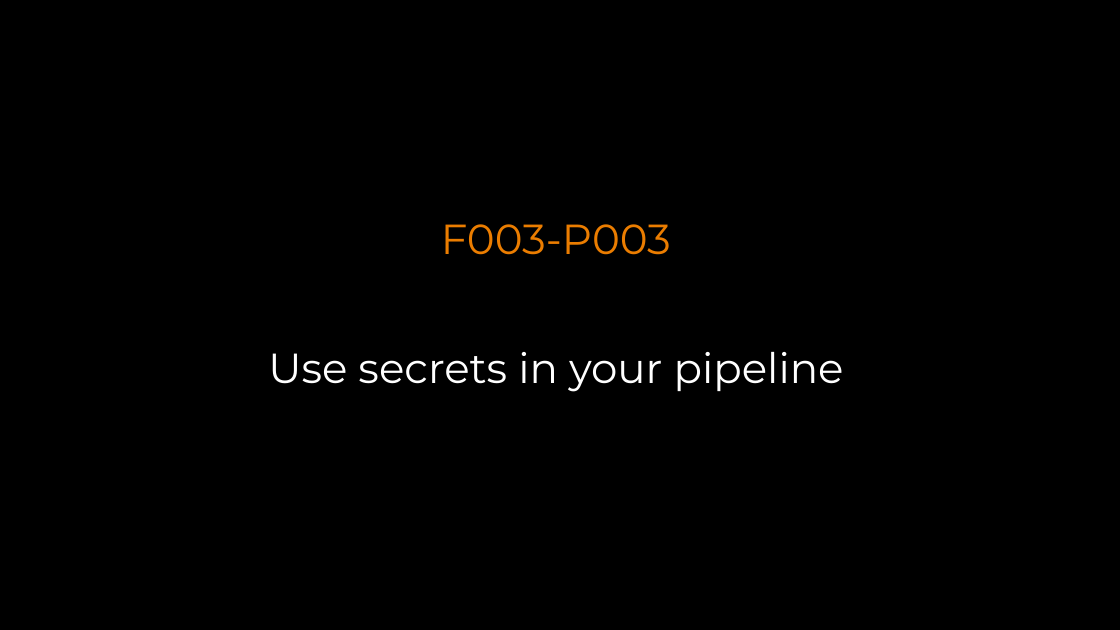
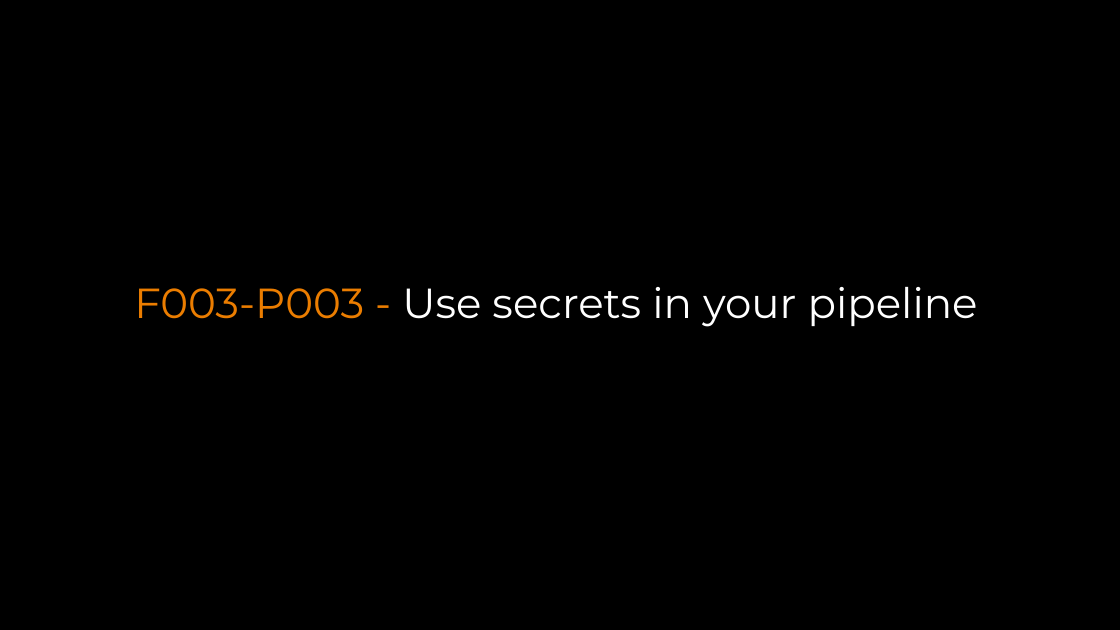
Before and after one commit to gourav8jain/Test-GDBC-2018, a slide deck: slide 28 of Challenges.pptx (slide 15 before the commit). Drawn at 1120x630 pixels with LibreOffice and Linux fonts; fonts in the diff are those of the drawing; background and template pictures are left out. Boxes give left, top, right and bottom in pixels: in the first picture for what was removed or moved away, otherwise in the second. Text is boxed around its words. In the diff, an @@ line names an element or a change of style, - is before the commit and + after.

```diff
--- a/Challenges.pptx
+++ b/Challenges.pptx
@@ text at [134, 287, 978, 327]: text changed @@
-F003-P003
-Use secrets in your pipeline
+F003-P003 - Use secrets in your pipeline
```
Also in this commit, not shown: 5 other slides changed, 17 slides added, 1 slide removed, 1 other file.
